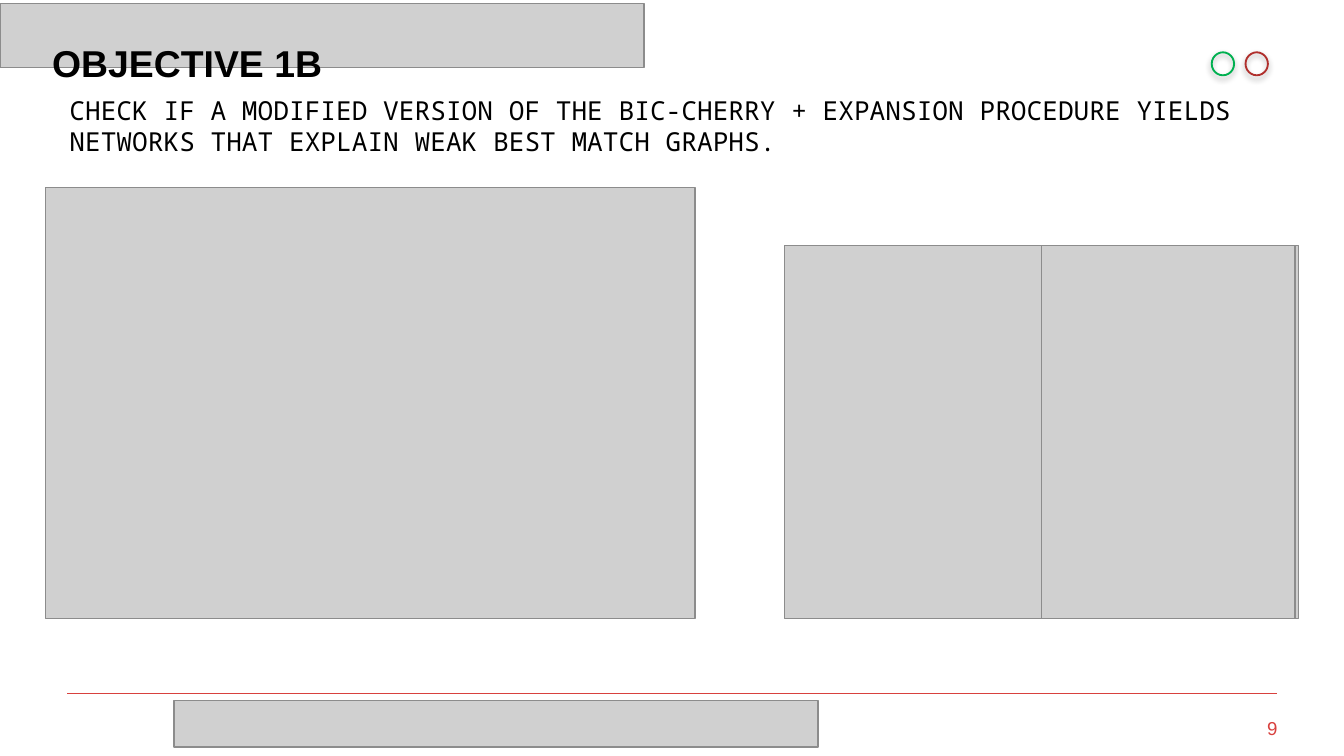
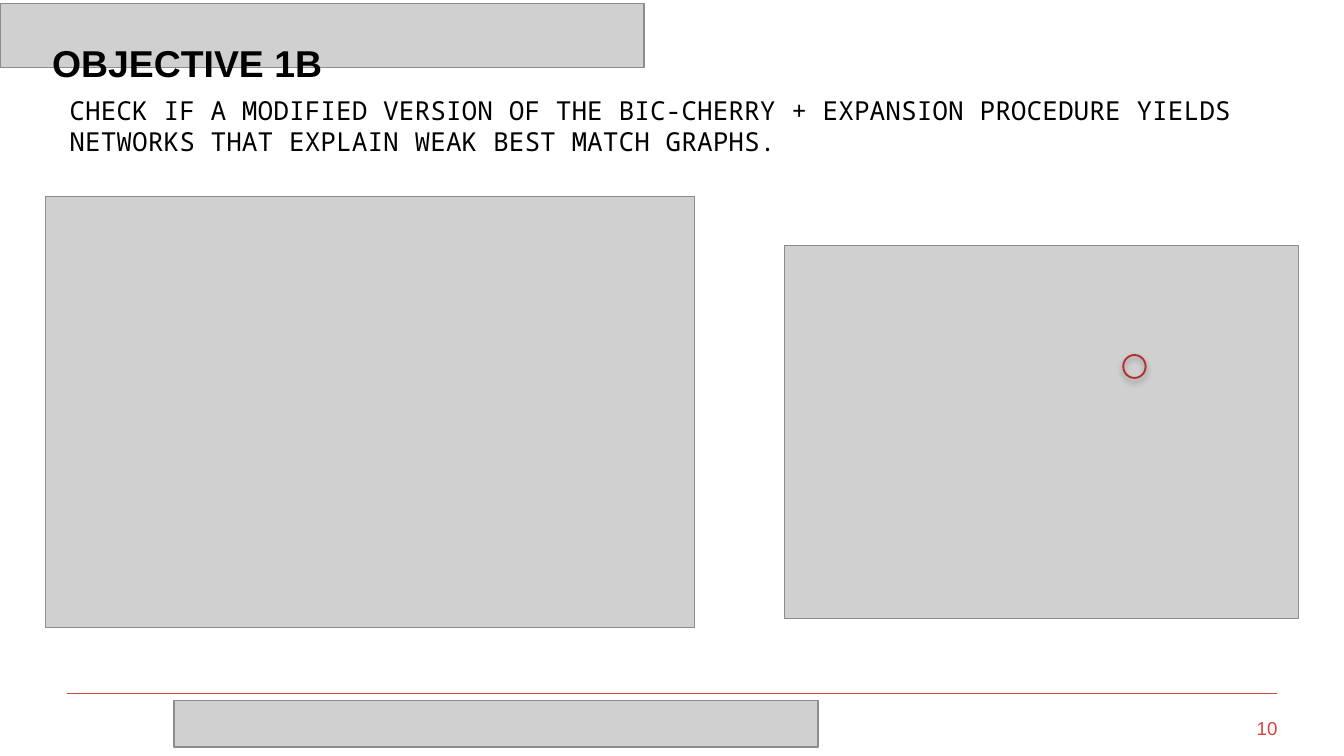
Before and after one commit to Maxisman/fortgeschrittene_Methoden_der_Bioinformatik, a slide deck: slide 10 of Code/Presentation/Presentation_template.pptx (slide 9 before the commit). Drawn at 1344x756 pixels with LibreOffice and Linux fonts; fonts in the diff are those of the drawing; grey boxes stand for pictures; background and template pictures are left out. Boxes give left, top, right and bottom in pixels: in the first picture for what was removed or moved away, otherwise in the second. Text is boxed around its words. In the diff, an @@ line names an element or a change of style, - is before the commit and + after.

```diff
--- a/Code/Presentation/Presentation_template.pptx
+++ b/Code/Presentation/Presentation_template.pptx
@@ ellipse removed at <box>1212,52,1235,75</box> @@
@@ picture: place and size @@
-picture at <box>46,188,695,620</box>
+picture at <box>46,196,695,628</box>
@@ picture removed at <box>1042,246,1294,620</box> @@
@@ ellipse: place and size @@
-ellipse at <box>1246,52,1269,75</box>
+ellipse at <box>1124,355,1146,378</box>
@@ page number at <box>1257,722,1278,735</box>: text changed @@
-9
+10
```
Also in this commit, not shown: 6 other slides changed, 18 slides added, 17 slides removed, 8 other files.
